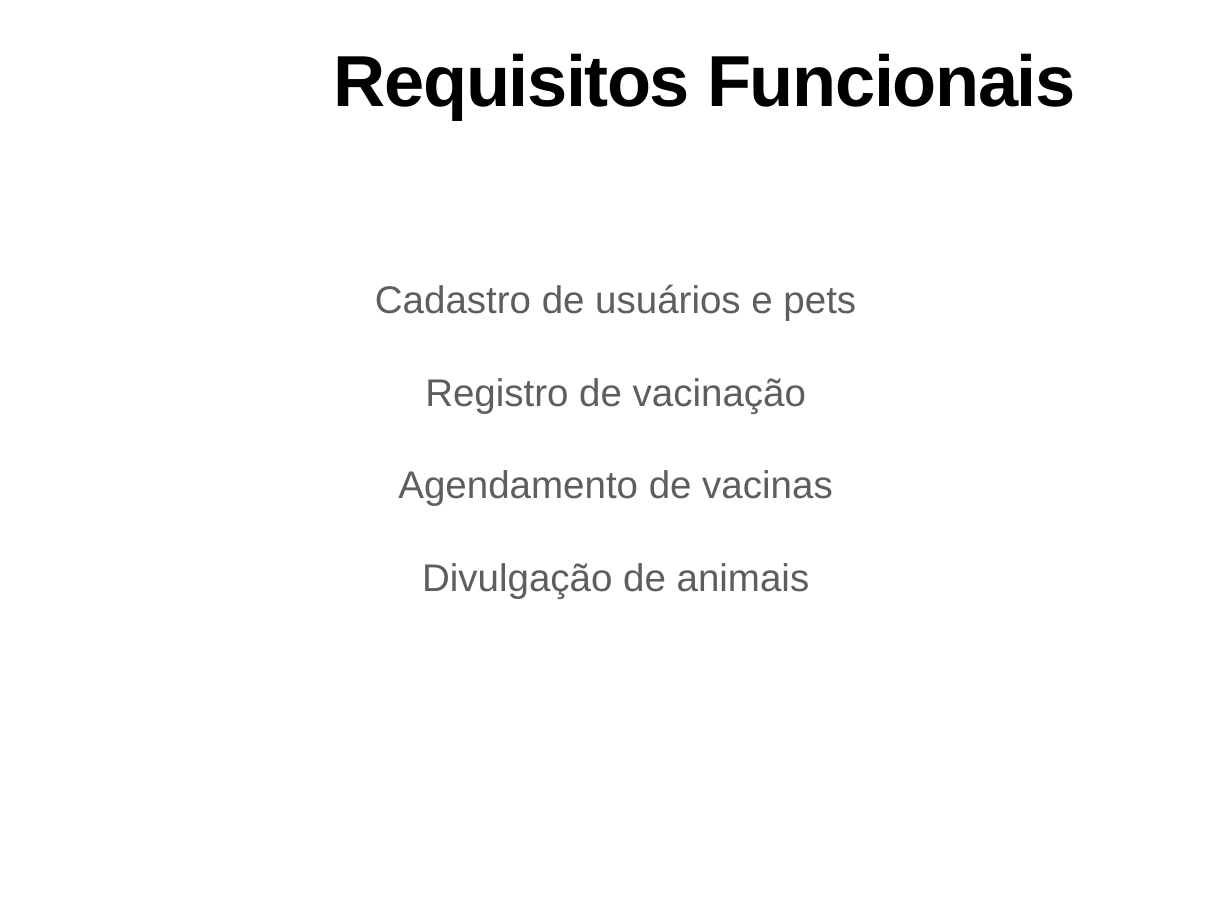
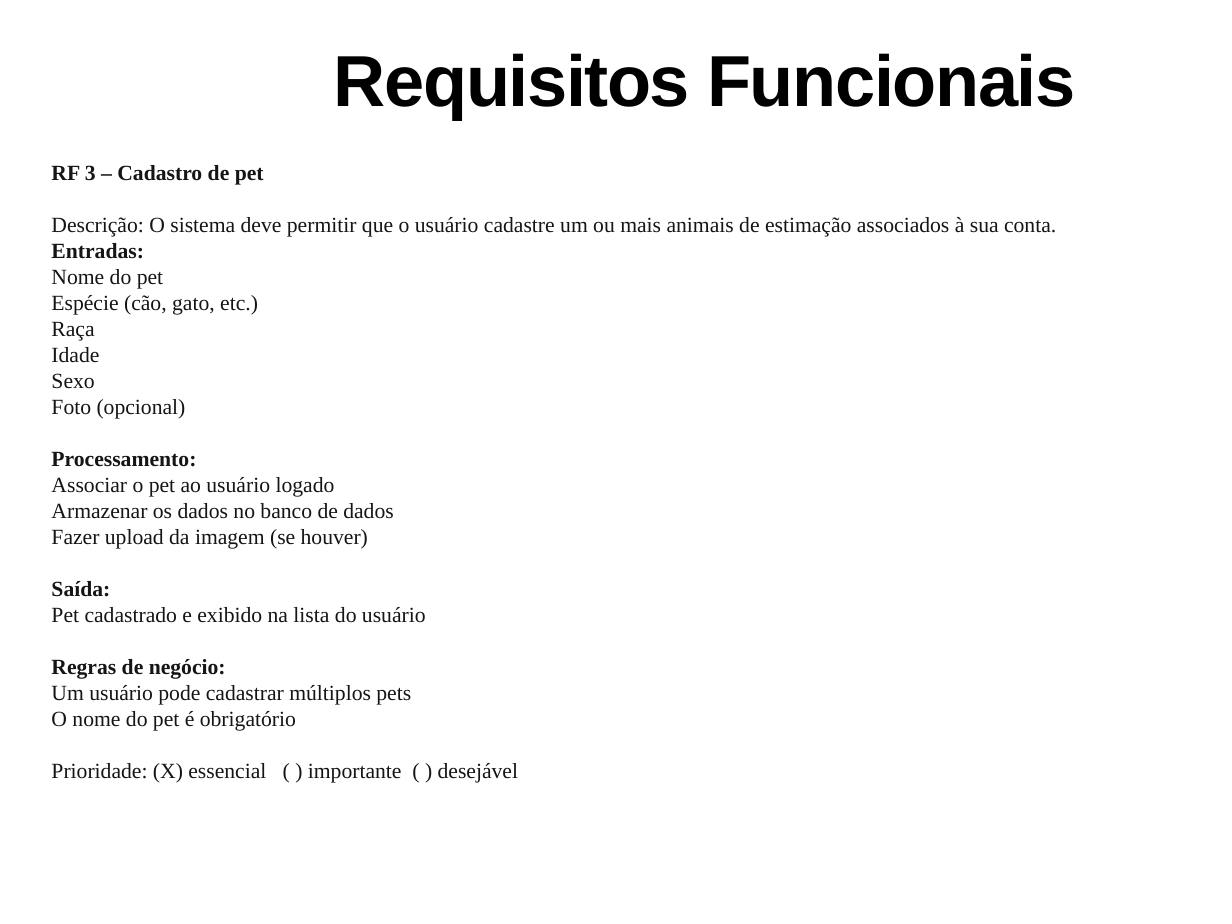
Before and after one commit to DaniloRibs/PetLink, a slide deck: slide 5 of Apresentação/FAI_SI_AE_IV-Slides 2 PetLink.pptx (slide 4 before the commit). Drawn at 1232x924 pixels with LibreOffice and Linux fonts; fonts in the diff are those of the drawing; background and template pictures are left out. Boxes give left, top, right and bottom in pixels: in the first picture for what was removed or moved away, otherwise in the second. Text is boxed around its words. In the diff, an @@ line names an element or a change of style, - is before the commit and + after.

```diff
--- a/Apresentação/FAI_SI_AE_IV-Slides 2 PetLink.pptx
+++ b/Apresentação/FAI_SI_AE_IV-Slides 2 PetLink.pptx
@@ text at [51, 165, 1056, 783]: text changed; size 32 to 18 pt; font Arial to Times New Roman; text colour #5E5E5E to #151515 @@
-Cadastro de usuários e pets
-Registro de vacinação
-Agendamento de vacinas
-Divulgação de animais
+RF 3 – Cadastro de pet
+Descrição: O sistema deve permitir que o usuário cadastre um ou mais animais de estimação associados à sua conta.
+Entradas:
+Nome do pet
+Espécie (cão, gato, etc.)
+Raça
+Idade
+Sexo
+Foto (opcional)
+Processamento:
+Associar o pet ao usuário logado
+Armazenar os dados no banco de dados
+Fazer upload da imagem (se houver)
+Saída:
+Pet cadastrado e exibido na lista do usuário
+Regras de negócio:
+Um usuário pode cadastrar múltiplos pets
+O nome do pet é obrigatório
+Prioridade: (X) essencial ( ) importante ( ) desejável
```
Also in this commit, not shown: 2 other slides changed, 5 slides added, 4 slides removed, 5 other files.
